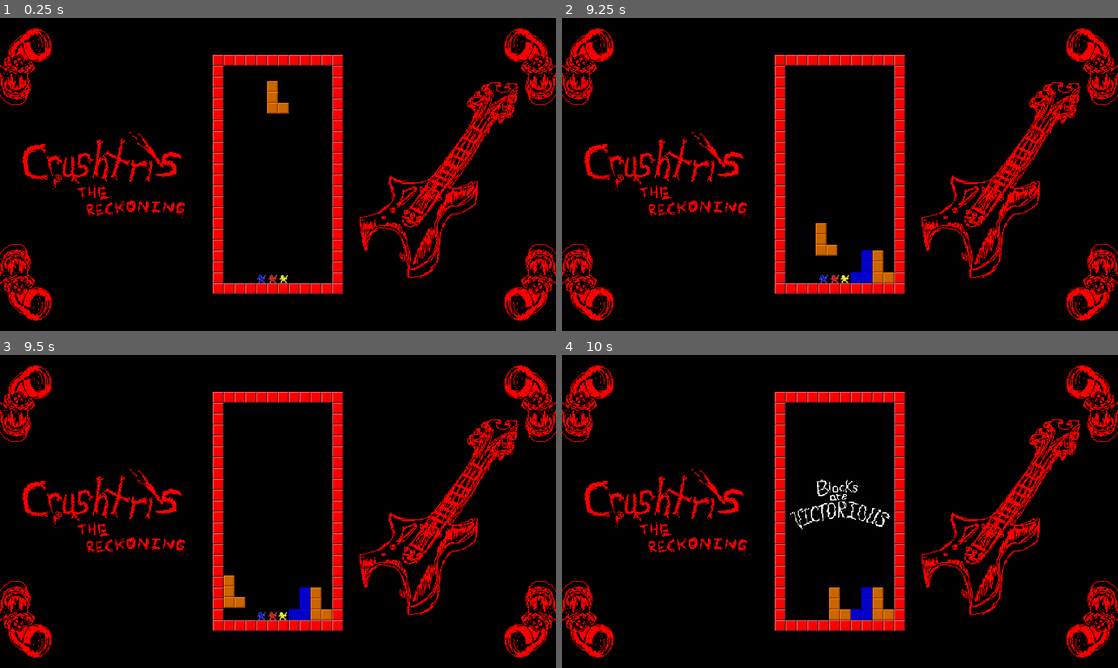
Above: before the commit, frames 1-4 (two rows, left to right).
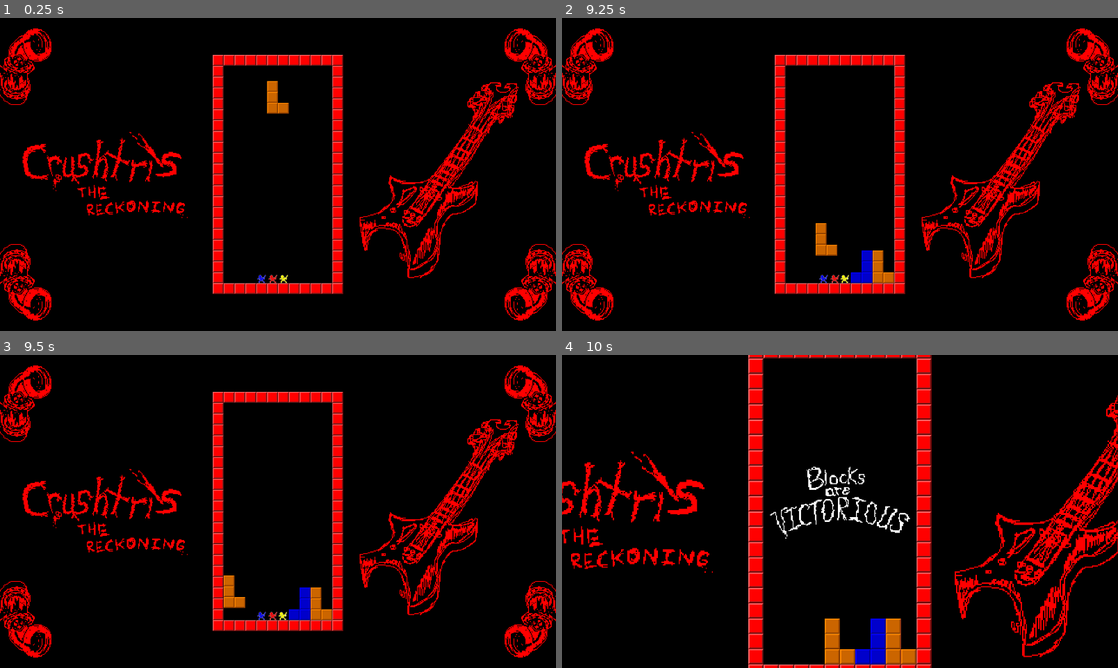
Above: after the commit, the same moments.

Repository: Galitie/mini-tyler-games
Game: Godot game, scene res://crushris/crushris.tscn
Two runs of this game, one before a commit and one after it. Both use one fixed random seed, a clock stepped at 60 frames per second and the inputs below. This scene is started directly instead of the project's main scene. Video files are missing from this copy of the repository; at most half a second of black plays in their place.
Inputs (mouse positions are in pixels of both pictures, inside the frame that each line leads up to):
- Up to frame 1 (0.25 s): no input
- Up to frame 2 (9.25 s): tap Enter (start) at 0.5, 1.35, 2.85, 4.35, 5.85, 7.35, 8.85 s; move the mouse to (962, 158) at 0.52 s; hold Right (move_piece_right) 0.53-1.28 s; hold Enter (start) 0.53-1.28 s; tap Space (jump) at 0.77, 1.52, 3.02, 3.77, 4.52, 6.02, 6.77, 7.52, 9.02 s; move the mouse to (728, 190) at 1.27 s; hold Escape (go_back) 1.28-2.03 s; move the mouse to (895, 105) at 2.02 s; hold Enter (start) 2.03-2.78 s; hold Right (move_piece_right) 2.03-3.53 s; move the mouse to (812, 237) at 2.77 s; move the mouse to (1006, 221) at 3.52 s; hold Enter (start) 3.53-4.28 s; hold Left (move_piece_left) 3.53-5.03 s; move the mouse to (673, 127) at 4.27 s; move the mouse to (867, 174) at 5.02 s; hold Escape (go_back) 5.03-5.78 s; hold Enter (start) 5.03-5.78 s; move the mouse to (756, 96) at 5.77 s; hold Right (move_piece_right) 5.78-8.03 s; move the mouse to (962, 158) at 6.52 s; hold Enter (start) 6.53-7.28 s; move the mouse to (728, 190) at 7.27 s; move the mouse to (895, 105) at 8.02 s; hold Escape (go_back) 8.03-8.78 s; hold Enter (start) 8.03-8.78 s; move the mouse to (812, 237) at 8.77 s; hold Left (move_piece_left) from 8.78 s (still down)
- Up to frame 3 (9.5 s): keep holding Left (move_piece_left)
- Up to frame 4 (10 s): move the mouse to (1006, 558) at 9.52 s; release Left (move_piece_left) at 9.53 s; hold Right (move_piece_right) from 9.53 s (still down); hold Enter (start) from 9.53 s (still down); tap Space (jump) at 9.77 s

Frames 1-3 are identical in both runs. In frame 4, 27% of the frame differs, in the area x 0-100%, y 0-100%.

Commit message:
Fixed squish bug, Fixed controller input, Added player victory screen

Diff:
--- a/crushris/crushris.gd
+++ b/crushris/crushris.gd
@@ -41,6 +41,9 @@
 var game_over: bool = false
 var players_killed: int = 0
 
+@onready var camera: Camera2D = $camera
+var zoom_weight: float = 5
+
 func spawn_piece() -> void:
 	var piece_instance = piece_scenes.pick_random().instantiate()
 	add_child(piece_instance)
@@ -55,6 +58,9 @@
 	spawn_piece()
 
 func _physics_process(delta) -> void:
+	if game_over:
+		camera.zoom = camera.zoom.lerp(Vector2(2, 2), zoom_weight * delta)
+
 	if death_row.size() != 0:
 		block_killer_timer += 1
 		if block_killer_timer >= block_killer_timer_length:
@@ -114,6 +120,7 @@
 						if col_result && col_result.get_collider().name == "arena_ceiling":
 							game_over = true
 							active_piece = null
+							$players_win.visible = true
 
 				if !game_over:
 					spawn_piece()
--- a/crushris/crushris.tscn
+++ b/crushris/crushris.tscn
@@ -6,6 +6,7 @@
 [ext_resource type="VideoStream" path="res://crushris/embers.ogv" id="4_pk3vh"]
 [ext_resource type="PackedScene" uid="uid://bw0cafqg6opwm" path="res://crushris/rockman.tscn" id="5_8wb2y"]
 [ext_resource type="Texture2D" uid="uid://5cmtkfmkw48h" path="res://crushris/blocks_win.png" id="6_les5k"]
+[ext_resource type="Texture2D" uid="uid://c26amqiswhno7" path="res://crushris/players_win.png" id="7_677f5"]
 
 [sub_resource type="RectangleShape2D" id="RectangleShape2D_avsa4"]
 size = Vector2(250, 25)
@@ -78,7 +79,19 @@
 
 [node name="blocks_win" type="Sprite2D" parent="."]
 visible = false
+z_index = 2
 texture_filter = 1
 position = Vector2(640, 347)
 scale = Vector2(1.5, 1.5)
 texture = ExtResource("6_les5k")
+
+[node name="players_win" type="Sprite2D" parent="."]
+visible = false
+z_index = 2
+texture_filter = 1
+position = Vector2(640, 347)
+scale = Vector2(1.5, 1.5)
+texture = ExtResource("7_677f5")
+
+[node name="camera" type="Camera2D" parent="."]
+offset = Vector2(640, 360)
--- a/crushris/rockman.gd
+++ b/crushris/rockman.gd
@@ -8,6 +8,7 @@
 @onready var kill_zone: StaticBody2D = $kill_zone
 
 @onready var sprite: AnimatedSprite2D = $sprite
+@onready var outline: Sprite2D = $outline
 
 @export var controller_port: int
 @export var color: Color
@@ -18,9 +19,7 @@
 	sprite.modulate = color
 
 func _physics_process(delta: float) -> void:
-	# BUG: Players still collide with each other and can influence their squish-age.
-	if kill_zone.test_move(global_transform, Vector2.ZERO, null, 0.01):
-		print("squish")
+	if kill_zone.test_move(global_transform, Vector2.ZERO, null):
 		emit_signal("player_killed")
 		queue_free()
 
@@ -37,8 +36,10 @@
 
 		if velocity.x > 0:
 			sprite.flip_h = false
+			outline.flip_h = false
 		else:
 			sprite.flip_h = true
+			outline.flip_h = true
 	else:
 		velocity.x = move_toward(velocity.x, 0, SPEED)
 
--- a/project.godot
+++ b/project.godot
@@ -53,53 +53,40 @@
 }
 move_piece_left={
 "deadzone": 0.5,
-"events": [Object(InputEventJoypadMotion,"resource_local_to_scene":false,"resource_name":"","device":-1,"axis":0,"axis_value":-1.0,"script":null)
-, Object(InputEventJoypadButton,"resource_local_to_scene":false,"resource_name":"","device":-1,"button_index":13,"pressure":0.0,"pressed":true,"script":null)
+"events": [Object(InputEventJoypadMotion,"resource_local_to_scene":false,"resource_name":"","device":0,"axis":0,"axis_value":-1.0,"script":null)
+, Object(InputEventJoypadButton,"resource_local_to_scene":false,"resource_name":"","device":0,"button_index":13,"pressure":0.0,"pressed":true,"script":null)
 , Object(InputEventKey,"resource_local_to_scene":false,"resource_name":"","device":-1,"window_id":0,"alt_pressed":false,"shift_pressed":false,"ctrl_pressed":false,"meta_pressed":false,"pressed":false,"keycode":0,"physical_keycode":4194319,"key_label":0,"unicode":0,"echo":false,"script":null)
 ]
 }
 move_piece_right={
 "deadzone": 0.5,
-"events": [Object(InputEventJoypadMotion,"resource_local_to_scene":false,"resource_name":"","device":-1,"axis":0,"axis_value":1.0,"script":null)
-, Object(InputEventJoypadButton,"resource_local_to_scene":false,"resource_name":"","device":-1,"button_index":14,"pressure":0.0,"pressed":true,"script":null)
+"events": [Object(InputEventJoypadMotion,"resource_local_to_scene":false,"resource_name":"","device":0,"axis":0,"axis_value":1.0,"script":null)
+, Object(InputEventJoypadButton,"resource_local_to_scene":false,"resource_name":"","device":0,"button_index":14,"pressure":0.0,"pressed":true,"script":null)
 , Object(InputEventKey,"resource_local_to_scene":false,"resource_name":"","device":-1,"window_id":0,"alt_pressed":false,"shift_pressed":false,"ctrl_pressed":false,"meta_pressed":false,"pressed":false,"keycode":0,"physical_keycode":4194321,"key_label":0,"unicode":0,"echo":false,"script":null)
 ]
 }
 rotate_piece_left={
 "deadzone": 0.5,
-"events": [Object(InputEventJoypadButton,"resource_local_to_scene":false,"resource_name":"","device":-1,"button_index":9,"pressure":0.0,"pressed":true,"script":null)
+"events": [Object(InputEventJoypadButton,"resource_local_to_scene":false,"resource_name":"","device":0,"button_index":9,"pressure":0.0,"pressed":true,"script":null)
 , Object(InputEventKey,"resource_local_to_scene":false,"resource_name":"","device":-1,"window_id":0,"alt_pressed":false,"shift_pressed":false,"ctrl_pressed":false,"meta_pressed":false,"pressed":false,"keycode":0,"physical_keycode":81,"key_label":0,"unicode":113,"echo":false,"script":null)
 ]
 }
 rotate_piece_right={
 "deadzone": 0.5,
-"events": [Object(InputEventJoypadButton,"resource_local_to_scene":false,"resource_name":"","device":-1,"button_index":10,"pressure":0.0,"pressed":true,"script":null)
+"events": [Object(InputEventJoypadButton,"resource_local_to_scene":false,"resource_name":"","device":0,"button_index":10,"pressure":0.0,"pressed":true,"script":null)
 , Object(InputEventKey,"resource_local_to_scene":false,"resource_name":"","device":-1,"window_id":0,"alt_pressed":false,"shift_pressed":false,"ctrl_pressed":false,"meta_pressed":false,"pressed":false,"keycode":0,"physical_keycode":69,"key_label":0,"unicode":101,"echo":false,"script":null)
 ]
 }
 start={
 "deadzone": 0.5,
-"events": [Object(InputEventJoypadButton,"resource_local_to_scene":false,"resource_name":"","device":-1,"button_index":6,"pressure":0.0,"pressed":false,"script":null)
+"events": [Object(InputEventJoypadButton,"resource_local_to_scene":false,"resource_name":"","device":0,"button_index":6,"pressure":0.0,"pressed":false,"script":null)
 , Object(InputEventKey,"resource_local_to_scene":false,"resource_name":"","device":0,"window_id":0,"alt_pressed":false,"shift_pressed":false,"ctrl_pressed":false,"meta_pressed":false,"pressed":false,"keycode":0,"physical_keycode":4194309,"key_label":0,"unicode":0,"echo":false,"script":null)
 ]
 }
 go_back={
 "deadzone": 0.5,
 "events": [Object(InputEventKey,"resource_local_to_scene":false,"resource_name":"","device":-1,"window_id":0,"alt_press …(182 unchanged characters)…
-, Object(InputEventJoypadButton,"resource_local_to_scene":false,"resource_name":"","device":-1,"button_index":4,"pressure":0.0,"pressed":false,"script":null)
-]
-}
-move_left={
-"deadzone": 0.5,
-"events": [Object(InputEventKey,"resource_local_to_scene":false,"resource_name":"","device":-1,"window_id":0,"alt_pressed":false,"shift_pressed":false,"ctrl_pressed":false,"meta_pressed":false,"pressed":false,"keycode":0,"physical_keycode":65,"key_label":0,"unicode":97,"echo":false,"script":null)
-, Object(InputEventJoypadMotion,"resource_local_to_scene":false,"resource_name":"","device":1,"axis":0,"axis_value":-1.0,"script":null)
-, Object(InputEventJoypadMotion,"resource_local_to_scene":false,"resource_name":"","device":2,"axis":0,"axis_value":-1.0,"script":null)
-, Object(InputEventJoypadMotion,"resource_local_to_scene":false,"resource_name":"","device":3,"axis":0,"axis_value":-1.0,"script":null)
-]
-}
-move_right={
-"deadzone": 0.5,
-"events": [Object(InputEventKey,"resource_local_to_scene":false,"resource_name":"","device":-1,"window_id":0,"alt_pressed":false,"shift_pressed":false,"ctrl_pressed":false,"meta_pressed":false,"pressed":false,"keycode":0,"physical_keycode":68,"key_label":0,"unicode":100,"echo":false,"script":null)
+, Object(InputEventJoypadButton,"resource_local_to_scene":false,"resource_name":"","device":0,"button_index":4,"pressure":0.0,"pressed":false,"script":null)
 ]
 }
 jump={
Not shown: 1 places in crushris/crushris.tscn that only renumber resources
Binary file added: crushris/players_win.png
Not shown, added: crushris/players_win.png.import
